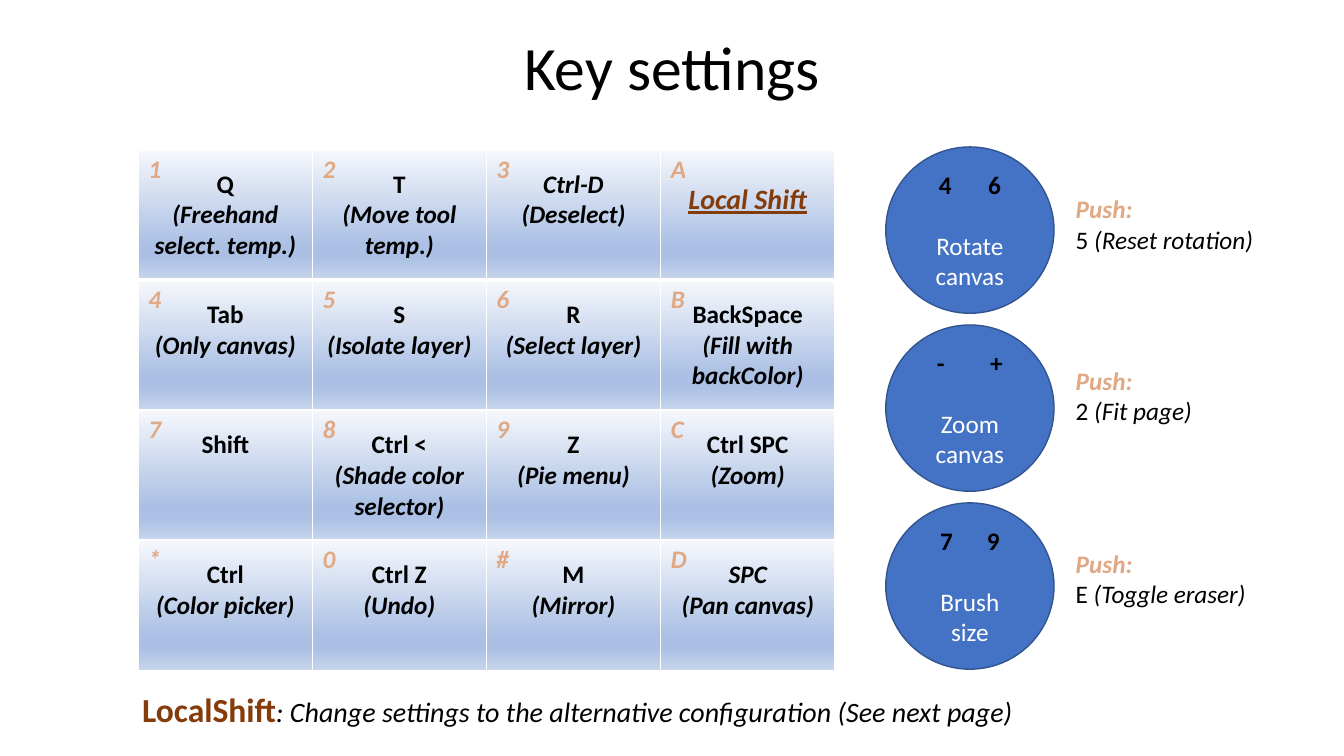
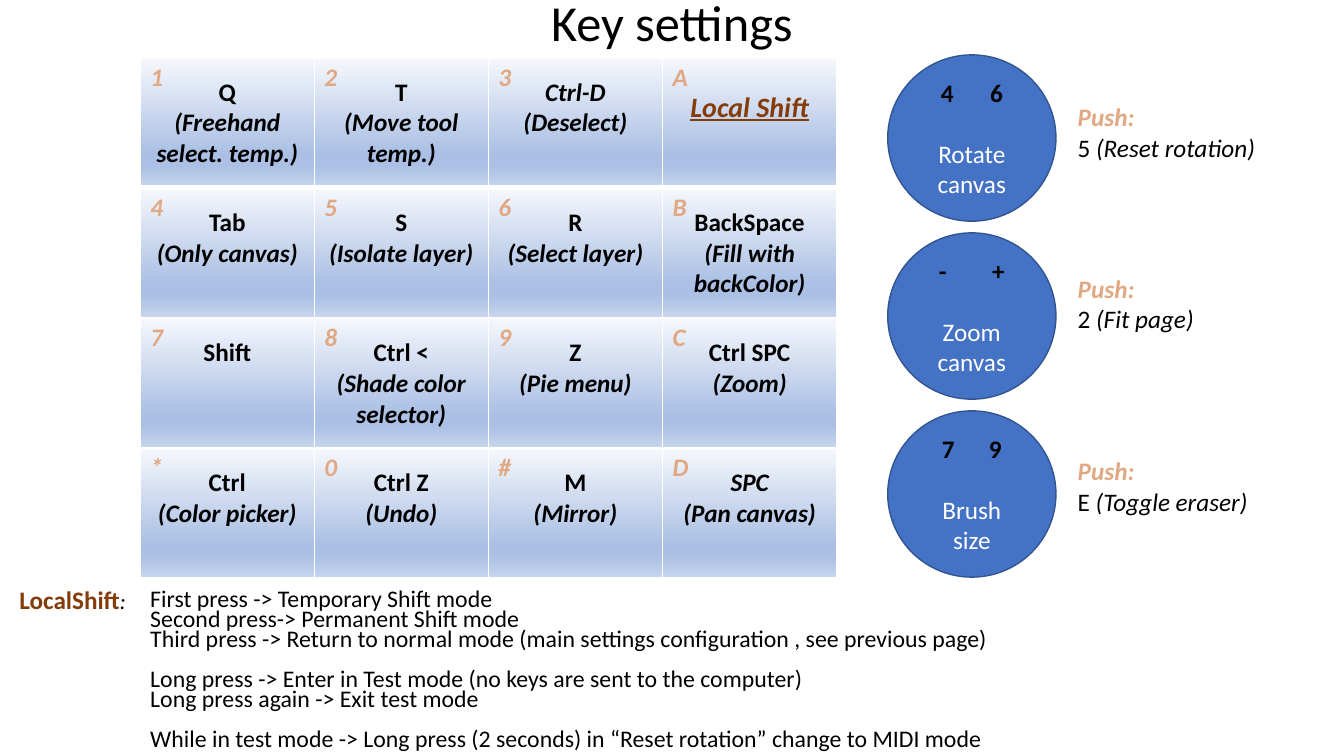
Before and after one commit to Alonsog2/InputDeviceForDrawingTablet, a slide deck: slide 2 of DOC/Esquema.pptx. Drawn at 1344x756 pixels with LibreOffice and Linux fonts; fonts in the diff are those of the drawing. Boxes give left, top, right and bottom in pixels: in the first picture for what was removed or moved away, otherwise in the second. Text is boxed around its words. In the diff, an @@ line names an element or a change of style, - is before the commit and + after.

```diff
--- a/DOC/Esquema.pptx
+++ b/DOC/Esquema.pptx
@@ title "Key settings": place and size @@
-title "Key settings" at bbox=[524, 47, 819, 101]
+title "Key settings" at bbox=[551, 6, 792, 50]
@@ title "Key settings" at bbox=[551, 6, 792, 50]: size 44 to 36 pt @@
@@ ellipse "6": place and size @@
-ellipse "6" at bbox=[886, 147, 1055, 314]
+ellipse "6" at bbox=[888, 54, 1057, 221]
@@ text "Push:": place and size @@
-text "Push:" at bbox=[1076, 372, 1191, 425]
+text "Push:" at bbox=[1078, 280, 1193, 333]
@@ 2 tables, 2 ellipses, 2 texts: place and size @@
-2 tables, 2 ellipses, 2 texts at bbox=[138, 149, 1253, 671]
+2 tables, 2 ellipses, 2 texts at bbox=[140, 57, 1255, 580]
@@ text added at bbox=[19, 591, 119, 609], 18 pt, text #843C0B, bold @@
+LocalShift:
@@ text added at bbox=[150, 590, 986, 751], 17 pt, text #000000 @@
+First press -> Temporary Shift mode
+Second press-> Permanent Shift mode
+Third press -> Return to normal mode (main settings configuration , see previous page)
+Long press -> Enter in Test mode (no keys are sent to the computer)
+Long press again -> Exit test mode
+While in test mode -> Long press (2 seconds) in “Reset rotation” change to MIDI mode
@@ text removed at bbox=[142, 698, 1012, 727] @@
-LocalShift: Change settings to the alternative configuration (See next page)
```
Also in this commit, not shown: 1 other slide changed, 1 slide added, 2 other files.
